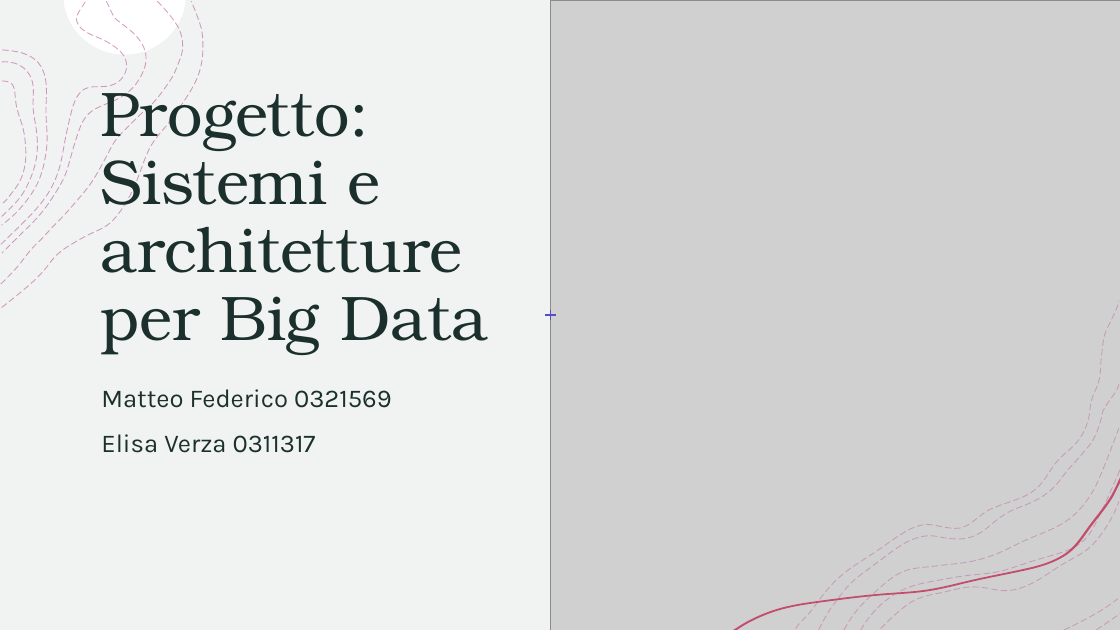
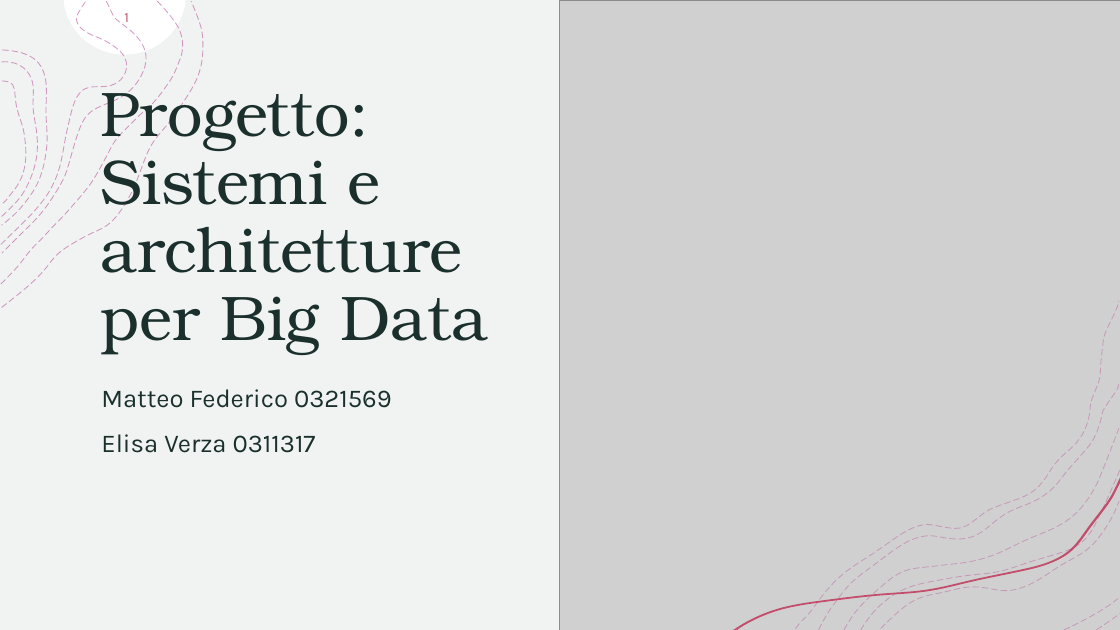
Before and after one commit to kobero98/SABD_Progetto1, a slide deck: slide 1 of PresentazioneSABD1.pptx. Drawn at 1120x630 pixels with LibreOffice and Linux fonts; fonts in the diff are those of the drawing; grey boxes stand for pictures. Boxes give left, top, right and bottom in pixels: in the first picture for what was removed or moved away, otherwise in the second. Text is boxed around its words. In the diff, an @@ line names an element or a change of style, - is before the commit and + after.

```diff
--- a/PresentazioneSABD1.pptx
+++ b/PresentazioneSABD1.pptx
@@ page number added at <box>124,13,129,26</box>, 12 pt, text #C34D6C @@
+1
@@ picture: place and size @@
-picture at <box>551,0,1120,630</box>
+picture at <box>560,0,1120,630</box>
@@ line removed from (545, 315) to (556, 315) @@
@@ line removed from (551, 310) to (551, 320) @@
```
Also in this commit, not shown: 8 other slides changed, 7 slides added, 2 slides removed.
